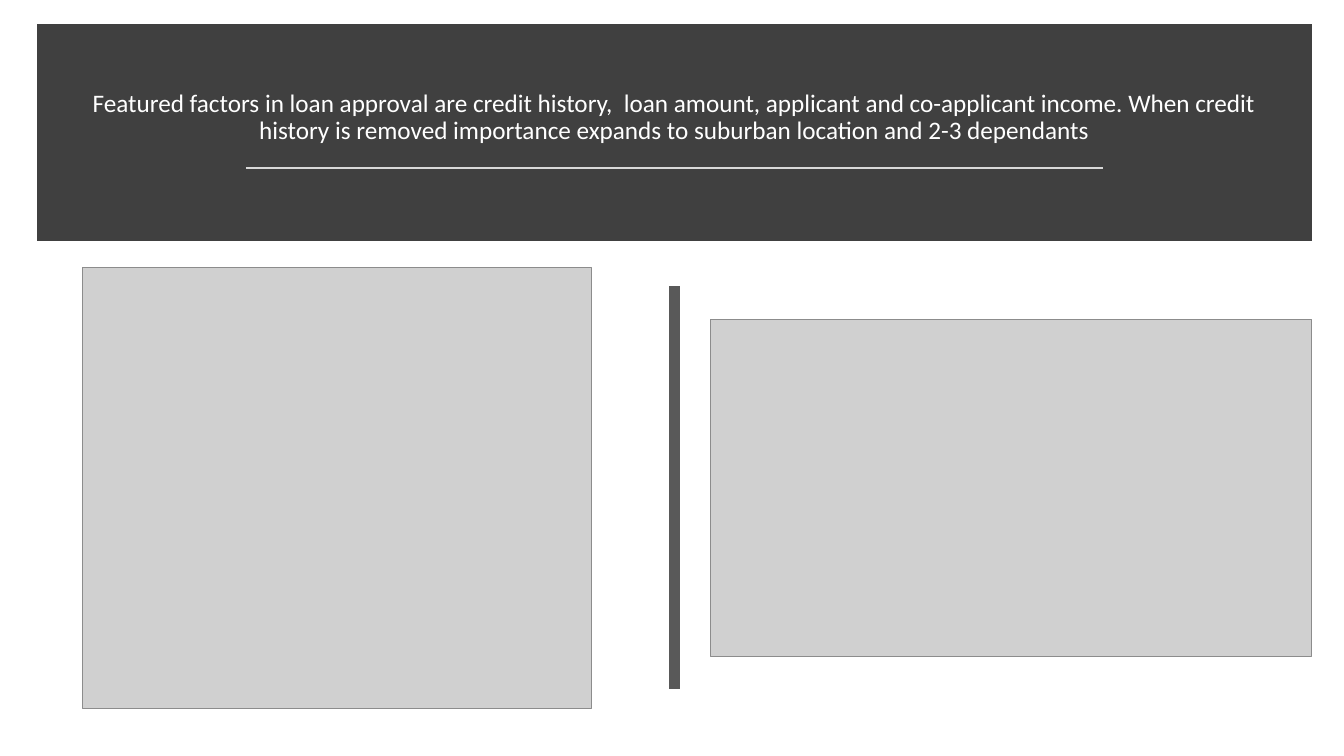
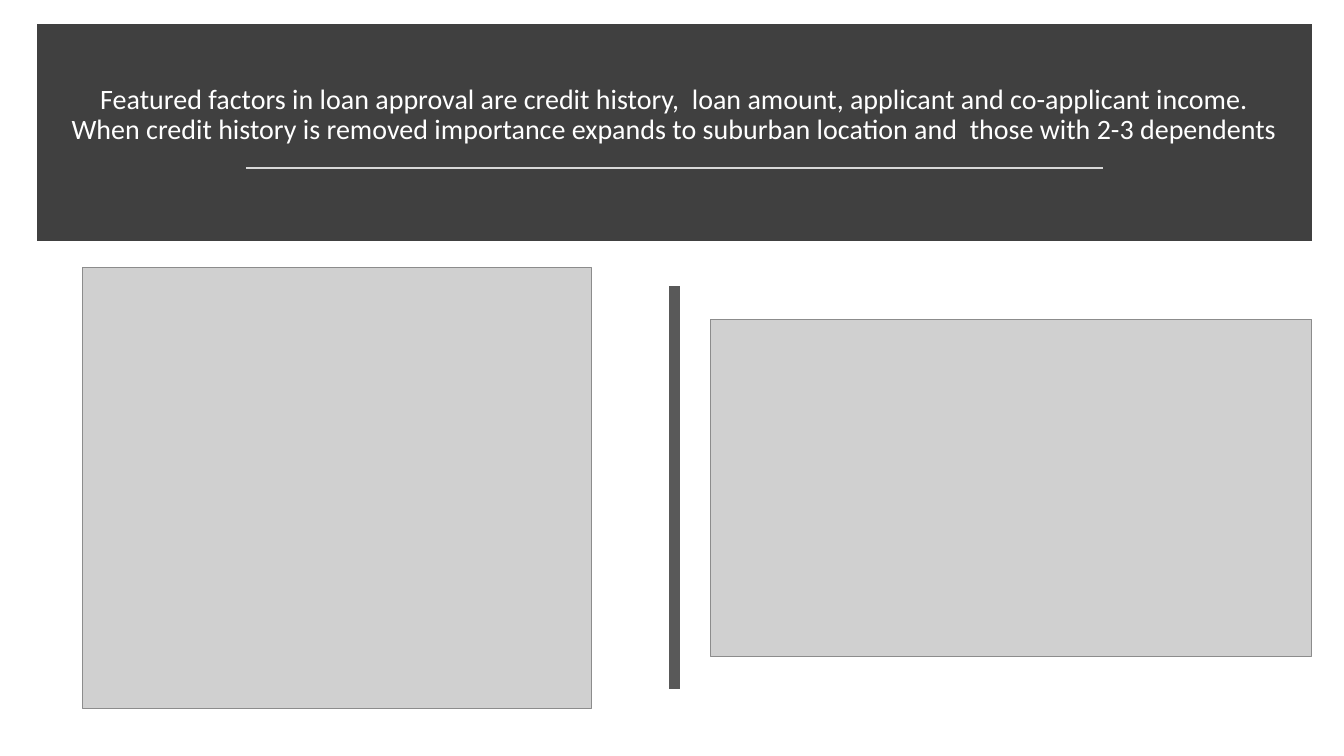
Before and after one commit to diazdez/Project-3, a slide deck: slide 10 of Loan approval project 3.pptx (slide 8 before the commit). Drawn at 1344x756 pixels with LibreOffice and Linux fonts; fonts in the diff are those of the drawing; grey boxes stand for pictures. Boxes give left, top, right and bottom in pixels: in the first picture for what was removed or moved away, otherwise in the second. Text is boxed around its words. In the diff, an @@ line names an element or a change of style, - is before the commit and + after.

Commit message:
update ppt

```diff
--- a/Loan approval project 3.pptx
+++ b/Loan approval project 3.pptx
@@ title at (72, 89, 1276, 144): text changed; size 18 to 20 pt @@
-Featured factors in loan approval are credit history, loan amount, applicant and co-applicant income. When credit history is removed importance expands to suburban location and 2-3 dependants
+Featured factors in loan approval are credit history, loan amount, applicant and co-applicant income. When credit history is removed importance expands to suburban location and those with 2-3 dependents
```
Also in this commit, not shown: 5 other slides changed, 5 slides added, 2 slides removed.
